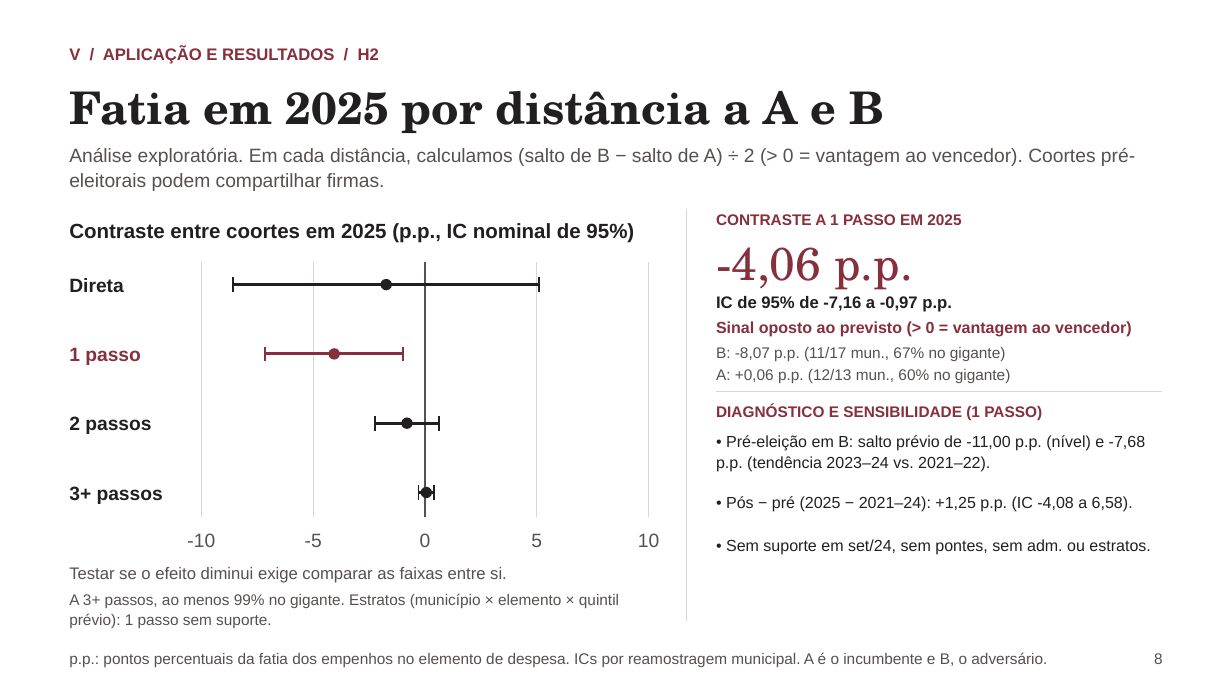
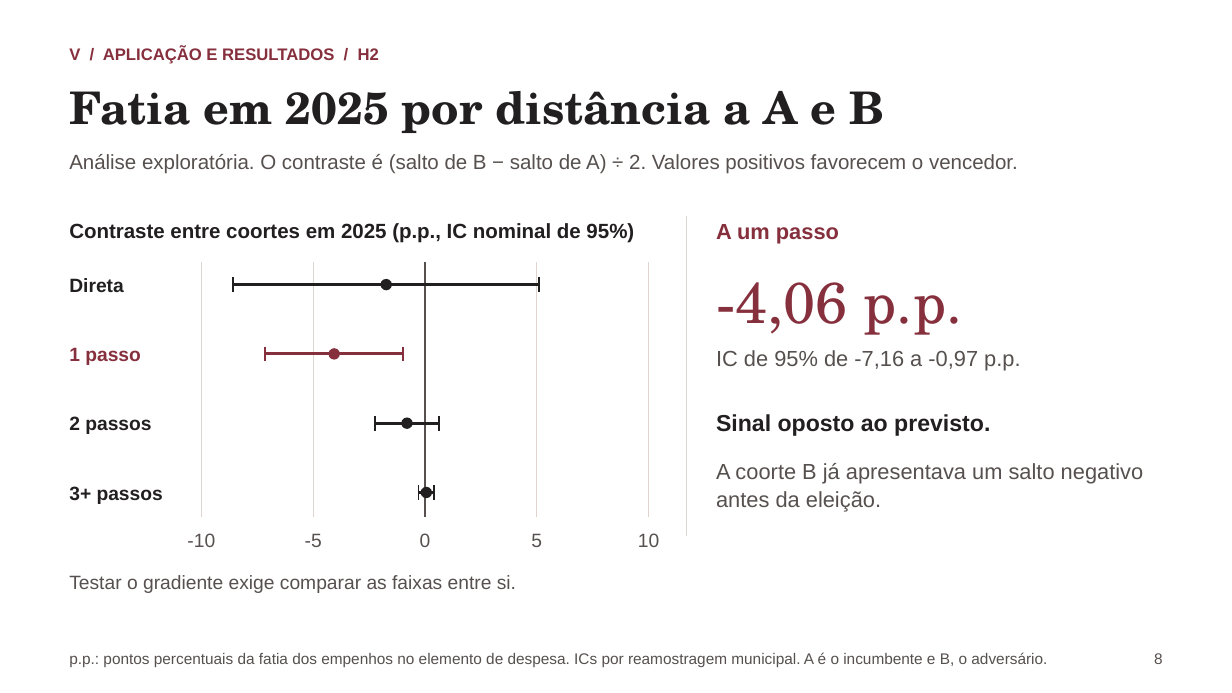
Before and after one commit to rafaelt0/redes-empresariais-alternancia-politica, a slide deck: slide 8 of output/deck.pptx. Drawn at 1232x693 pixels with LibreOffice and Linux fonts; fonts in the diff are those of the drawing. Boxes give left, top, right and bottom in pixels: in the first picture for what was removed or moved away, otherwise in the second. Text is boxed around its words. In the diff, an @@ line names an element or a change of style, - is before the commit and + after.

Commit message:
feat: limpar slides 8 e 9
- Simplificar os slides de H2 e conclusão
- Levar detalhes de suporte e limitações às notas de fala

```diff
--- a/output/deck.pptx
+++ b/output/deck.pptx
@@ text at (x1=69, y1=154, x2=1018, y2=174): text changed; size 15 to 16 pt @@
-Análise exploratória. Em cada distância, calculamos (salto de B − salto de A) ÷ 2 (> 0 = vantagem ao vencedor). Coortes pré-eleitorais podem compartilhar firmas.
+Análise exploratória. O contraste é (salto de B − salto de A) ÷ 2. Valores positivos favorecem o vencedor.
@@ line moved from (687, 209) - (687, 621) to (687, 216) - (687, 536) @@
@@ text at (x1=716, y1=224, x2=839, y2=244): text changed; size 12 to 17 pt @@
-CONTRASTE A 1 PASSO EM 2025
+A um passo
@@ text "-4,06 p.p." moved from (x1=716, y1=247, x2=913, y2=290) to (x1=716, y1=282, x2=962, y2=335) @@
@@ text "-4,06 p.p." at (x1=716, y1=282, x2=962, y2=335): size 36 to 45 pt @@
@@ text "IC de 95% de -7,16 ..." moved from (x1=716, y1=296, x2=952, y2=312) to (x1=716, y1=350, x2=1020, y2=370) @@
@@ text "IC de 95% de -7,16 ..." at (x1=716, y1=350, x2=1020, y2=370): size 13 to 17 pt, text colour #221F20 to #56504E, bold off @@
@@ text removed at (x1=716, y1=347, x2=1006, y2=361) @@
-B: -8,07 p.p. (11/17 mun., 67% no gigante)
@@ text removed at (x1=716, y1=369, x2=1011, y2=383) @@
-A: +0,06 p.p. (12/13 mun., 60% no gigante)
@@ text at (x1=716, y1=414, x2=990, y2=436): text changed; size 12.5 to 18 pt; text colour #862F3D to #221F20 @@
-Sinal oposto ao previsto (> 0 = vantagem ao vencedor)
+Sinal oposto ao previsto.
@@ line removed from (716, 392) to (1163, 392) @@
@@ text removed at (x1=716, y1=405, x2=1042, y2=420) @@
-DIAGNÓSTICO E SENSIBILIDADE (1 PASSO)
@@ text removed at (x1=716, y1=435, x2=1146, y2=472) @@
-• Pré-eleição em B: salto prévio de -11,00 p.p. (nível) e -7,68 p.p. (tendência 2023–24 vs. 2021–22).
@@ text added at (x1=716, y1=463, x2=1144, y2=512), 17 pt, text #56504E @@
+A coorte B já apresentava um salto negativo antes da eleição.
@@ text removed at (x1=726, y1=496, x2=1133, y2=512) @@
-• Pós − pré (2025 − 2021–24): +1,25 p.p. (IC -4,08 a 6,58).
@@ text removed at (x1=726, y1=539, x2=1150, y2=555) @@
-• Sem suporte em set/24, sem pontes, sem adm. ou estratos.
@@ text at (x1=69, y1=575, x2=516, y2=593): text changed; size 13 to 15 pt @@
-Testar se o efeito diminui exige comparar as faixas entre si.
+Testar o gradiente exige comparar as faixas entre si.
@@ text removed at (x1=69, y1=593, x2=619, y2=628) @@
-A 3+ passos, ao menos 99% no gigante. Estratos (município × elemento × quintil prévio): 1 passo sem suporte.
```
Also in this commit, not shown: 1 other slide changed, 6 other files.
